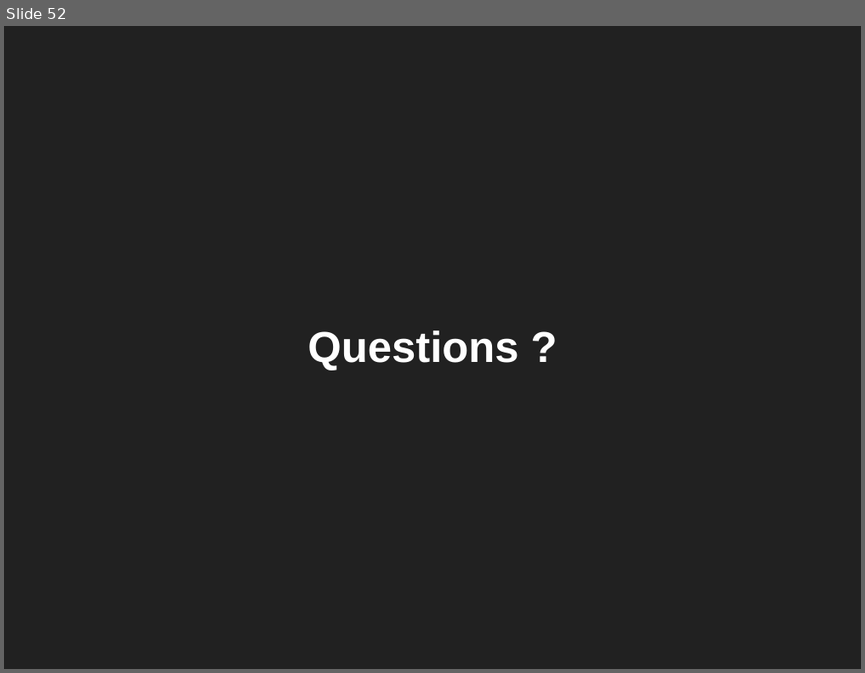
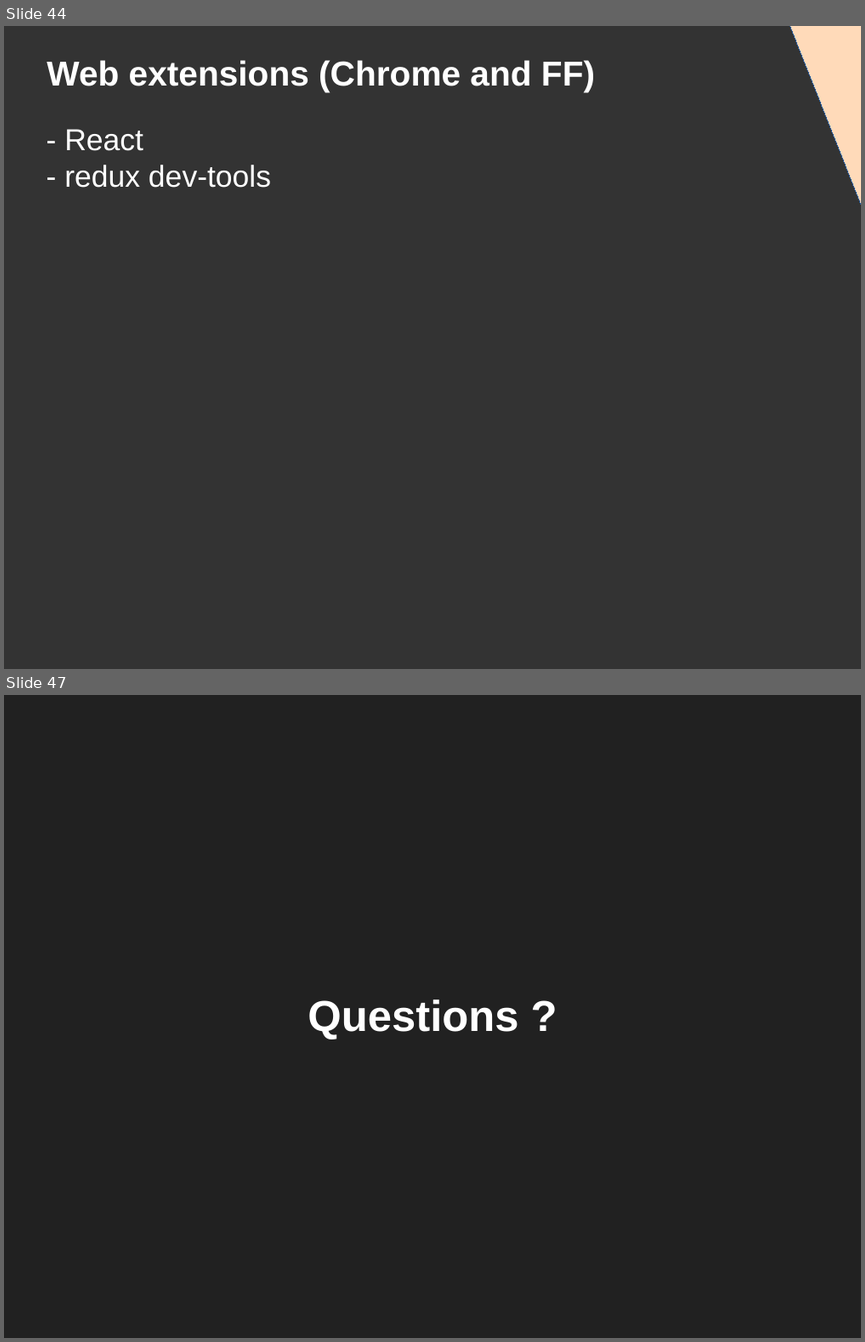
Before and after one commit to DanYellow/presentations, a slide deck: react-redux-101/presentation.odp. Shown one above the other, each under a label of ours: slide 52 before the commit, slides 44 and 47 after it; the slides between them are not shown. The pictures are 865x673 and 865x1342 pixels, drawn with LibreOffice and Linux fonts; fonts in the diff are those of the drawing. Boxes give left, top, right and bottom in pixels: in the first picture for what was removed or moved away, otherwise in the second. Text is boxed around its words. In the diff, an @@ line names an element or a change of style, - is before the commit and + after.

```diff
--- a/react-redux-101/presentation.odp
+++ b/react-redux-101/presentation.odp
@@ slide 44 added at <box>4,26,861,669</box>, background #333333 @@
@@ right triangle added at <box>782,26,861,337</box>, fill #FFDAB9, outline #3465A4 0 pt @@
@@ title added at <box>46,60,595,92</box>, 32 pt, text #FFFFFF, bold @@
+Web extensions (Chrome and FF)
@@ title added at <box>64,129,271,188</box>, 28 pt, text #FFFFFF @@
+- React
+- redux dev-tools
@@ what was slide 52 is now slide 47 @@
```
Also in this commit, not shown: 6 slides changed, 21 other slides added, 1 slide removed, 25 other files.
